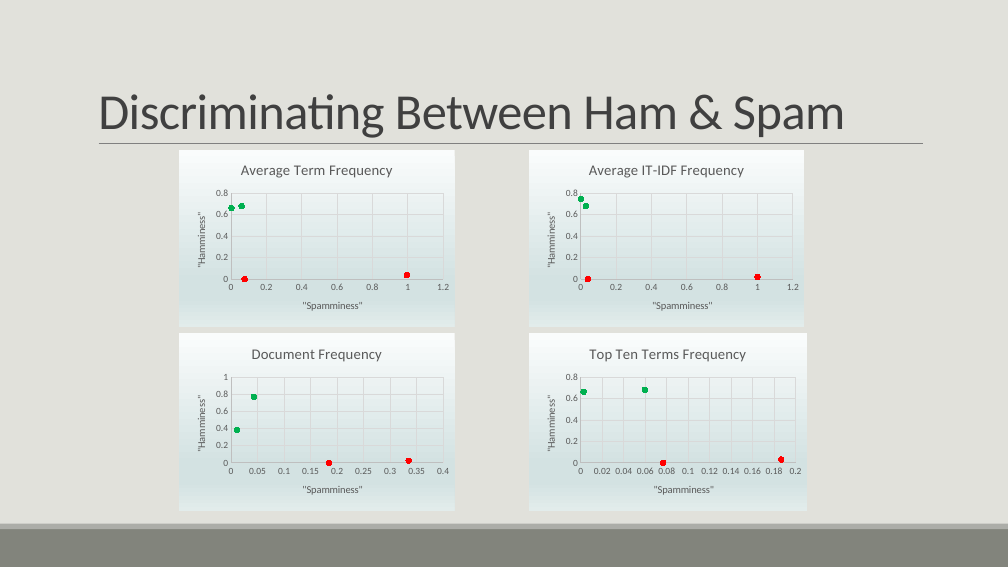
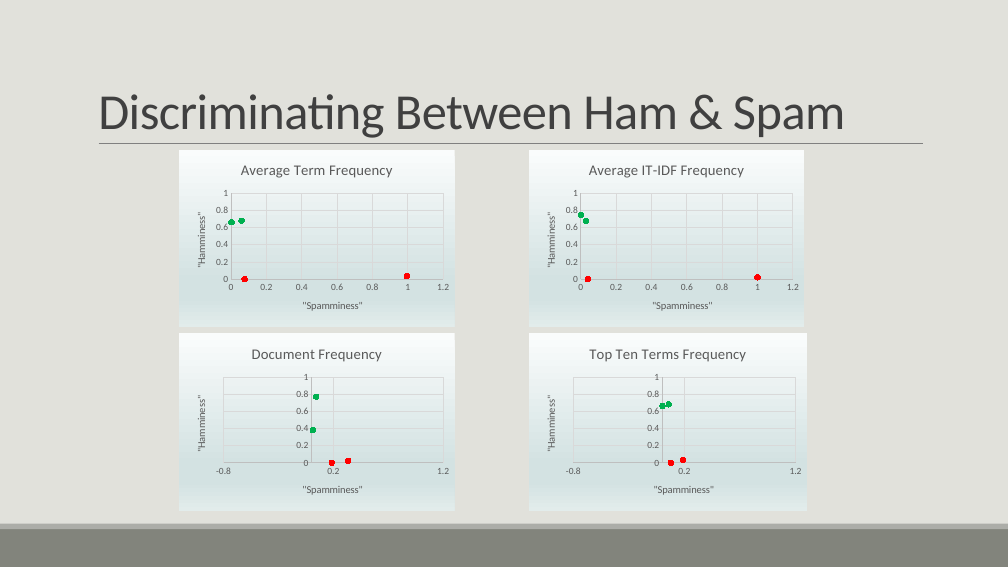
Before and after one commit to bmtober/ec4747-alt, a slide deck: slide 30 of presentation/EC4747Presentation.pptx (slide 27 before the commit). Drawn at 1008x567 pixels with LibreOffice and Linux fonts; fonts in the diff are those of the drawing. Boxes give left, top, right and bottom in pixels: in the first picture for what was removed or moved away, otherwise in the second. Text is boxed around its words. In the diff, an @@ line names an element or a change of style, - is before the commit and + after.

```diff
--- a/presentation/EC4747Presentation.pptx
+++ b/presentation/EC4747Presentation.pptx
@@ scatter chart at [179, 150, 455, 327] @@
@@ title "Average Term Frequency " to "Average Term Frequency" @@
@@ category axis title ""Spamminess" " to ""Spamminess"" @@
@@ value axis title ""Hamminess" " to ""Hamminess"" @@
@@ value axis changed @@
@@ scatter chart at [529, 150, 805, 327] @@
@@ title "Average IT-IDF Frequency " to "Average IT-IDF Frequency" @@
@@ category axis title ""Spamminess" " to ""Spamminess"" @@
@@ value axis title ""Hamminess" " to ""Hamminess"" @@
@@ value axis changed @@
@@ scatter chart at [179, 333, 455, 511] @@
@@ title "Document Frequency " to "Document Frequency" @@
@@ category axis title ""Spamminess" " to ""Spamminess"" @@
@@ value axis title ""Hamminess" " to ""Hamminess"" @@
@@ category axis changed @@
@@ scatter chart at [529, 333, 807, 511] @@
@@ title "Top Ten Terms Frequency " to "Top Ten Terms Frequency" @@
@@ category axis title ""Spamminess" " to ""Spamminess"" @@
@@ value axis title ""Hamminess" " to ""Hamminess"" @@
@@ category axis changed @@
@@ value axis changed @@
```
Also in this commit, not shown: 11 other slides changed, 5 slides added, 3 slides removed, 1 other file.
